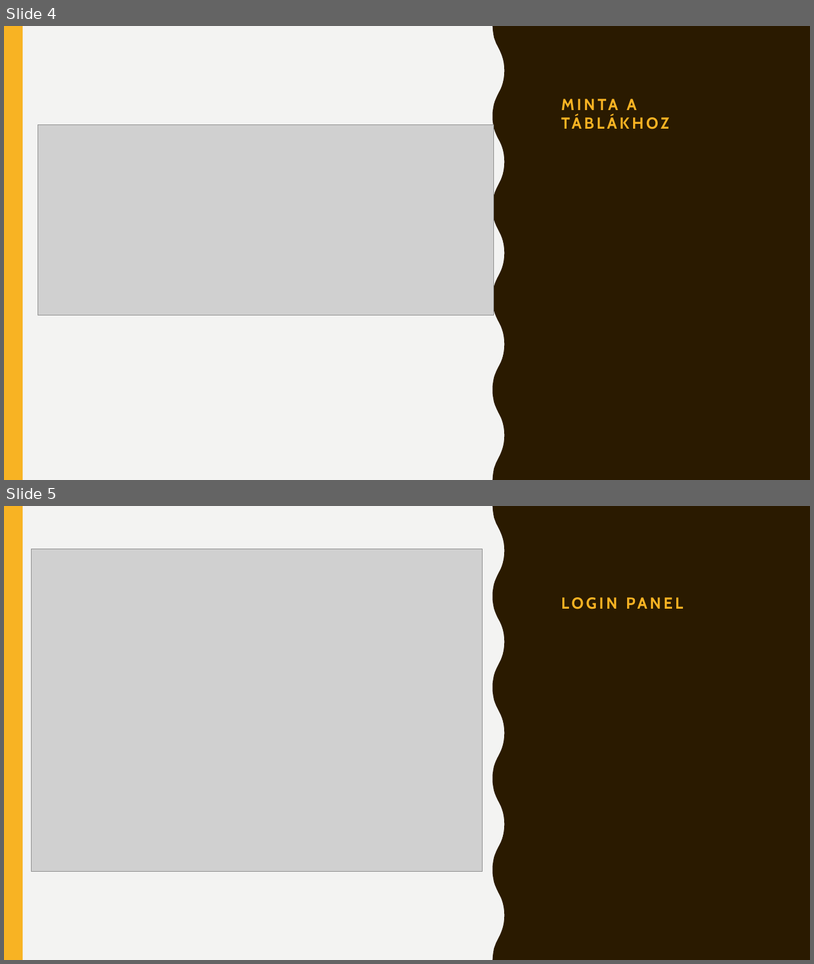
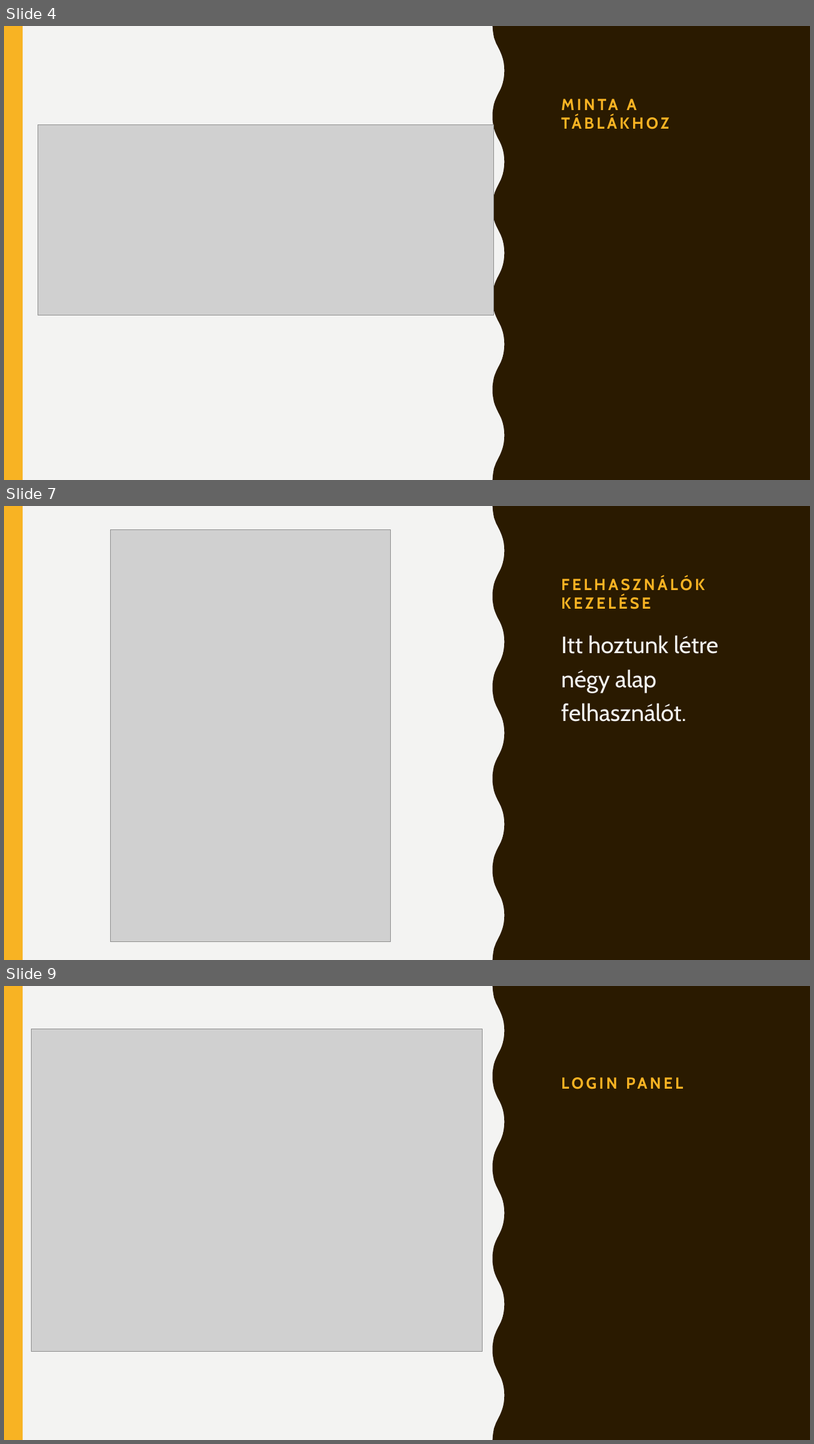
Before and after one commit to zorrrozotya/SFMproject, a slide deck: bemutato/Prezentacio.pptx. Shown one above the other, each under a label of ours: slides 4 and 5 before the commit, slides 4, 7 and 9 after it; the slides between them are not shown. The pictures are 814x964 and 814x1444 pixels, drawn with LibreOffice and Linux fonts; fonts in the diff are those of the drawing; grey boxes stand for pictures. Boxes give left, top, right and bottom in pixels: in the first picture for what was removed or moved away, otherwise in the second. Text is boxed around its words. In the diff, an @@ line names an element or a change of style, - is before the commit and + after.

```diff
--- a/bemutato/Prezentacio.pptx
+++ b/bemutato/Prezentacio.pptx
@@ slide 7 added at [4,506,810,960], background #F3F3F2; not listed: 2 template elements that a slide beside it also shows @@
@@ picture added at [110,529,390,942] @@
@@ title added at [561,576,705,609], 19 pt, text #F8B323, bold @@
+FELHASZNÁLÓK KEZELÉSE
@@ text added at [561,635,719,721], 28 pt, text #F3F3F2 @@
+Itt hoztunk létre négy alap felhasználót.
@@ what was slide 5 is now slide 9 @@
```
Also in this commit, not shown: 1 slide changed, 3 other slides added, 2 other files.
